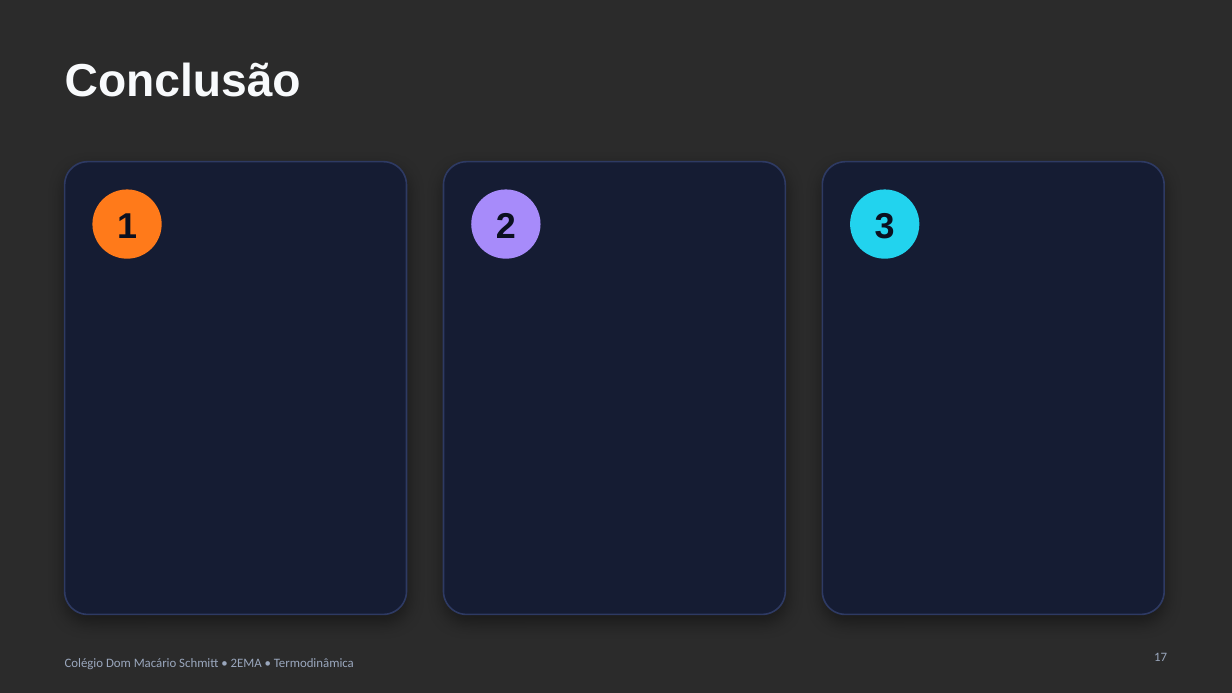
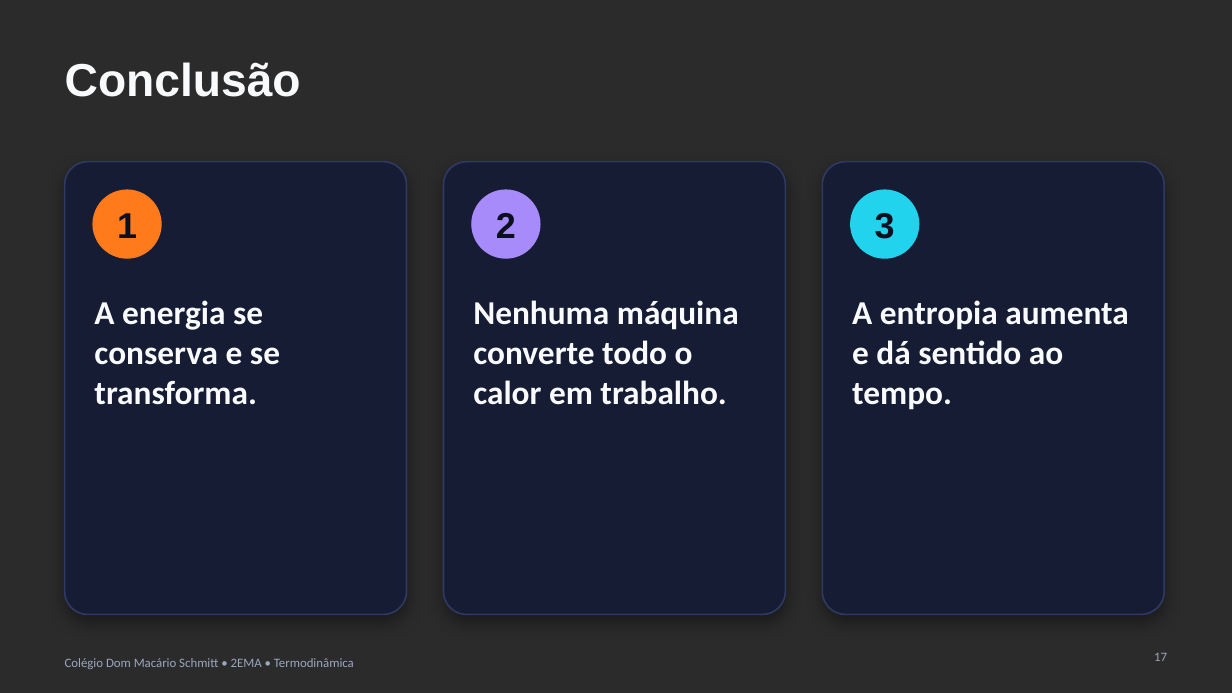
Before and after one commit to kauanrabelorocha09-collab/academiaBaseII, a slide deck: slide 17 of termodinamica.pptx. Drawn at 1232x693 pixels with LibreOffice and Linux fonts; fonts in the diff are those of the drawing; background and template pictures are left out; a plain dark background stands for a picture behind light text. Boxes give left, top, right and bottom in pixels: in the first picture for what was removed or moved away, otherwise in the second. Text is boxed around its words. In the diff, an @@ line names an element or a change of style, - is before the commit and + after.

```diff
--- a/termodinamica.pptx
+++ b/termodinamica.pptx
@@ text in rounded rectangle at [94, 300, 280, 405]: text added @@
+A energia se conserva e se transforma.
@@ text in rounded rectangle at [473, 300, 739, 405]: text added @@
+Nenhuma máquina converte todo o calor em trabalho.
@@ text in rounded rectangle at [852, 300, 1129, 410]: text added @@
+A entropia aumenta e dá sentido ao tempo.
```
Also in this commit, not shown: 1 other file.
